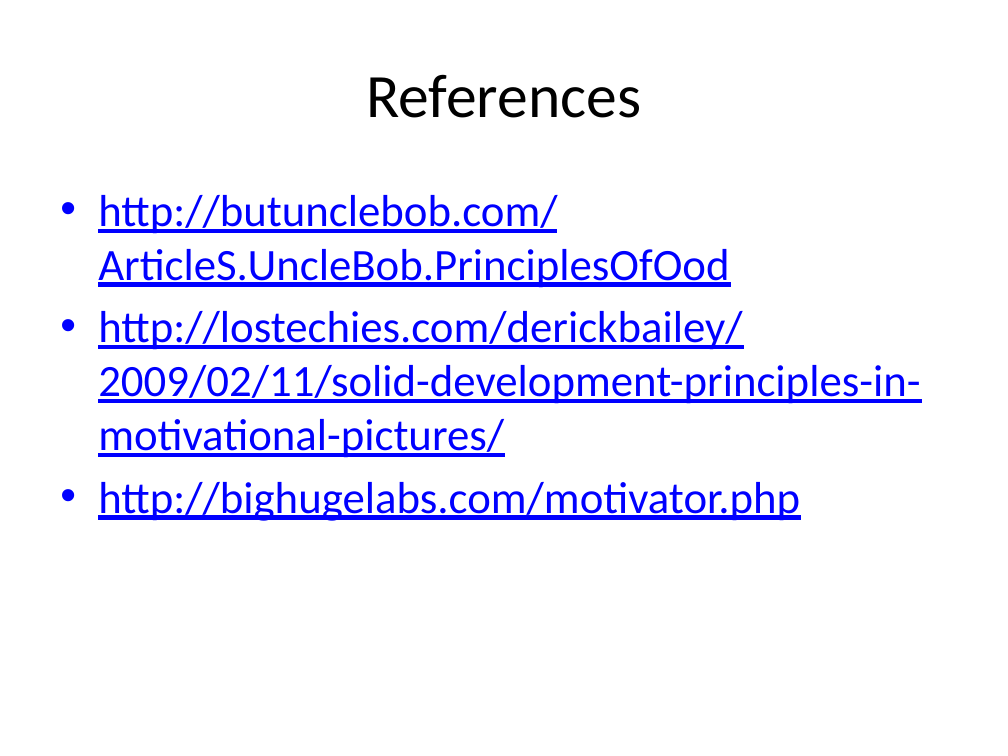
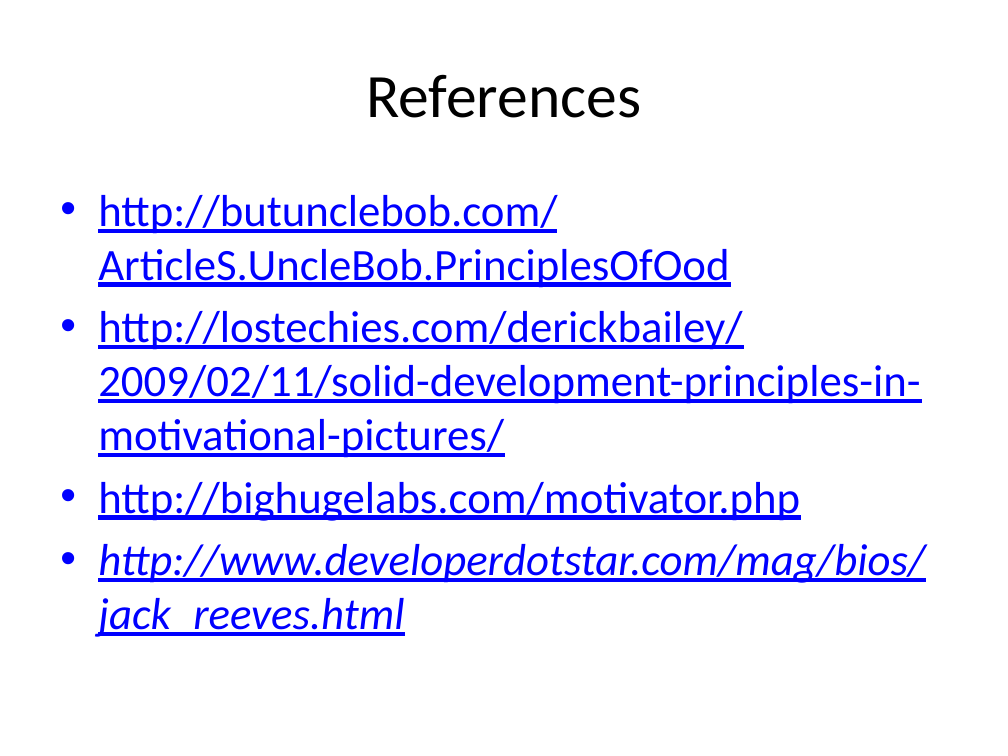
Before and after one commit to sameeri/solid, a slide deck: slide 69 of SOLID Principles of OOD v2.pptx (slide 58 before the commit). Drawn at 1008x756 pixels with LibreOffice and Linux fonts; fonts in the diff are those of the drawing. Boxes give left, top, right and bottom in pixels: in the first picture for what was removed or moved away, otherwise in the second. Text is boxed around its words. In the diff, an @@ line names an element or a change of style, - is before the commit and + after.

```diff
--- a/SOLID Principles of OOD v2.pptx
+++ b/SOLID Principles of OOD v2.pptx
@@ text at [98, 544, 925, 637]: paragraph added @@
+• http://www.developerdotstar.com/mag/bios/jack_reeves.html
```
Also in this commit, not shown: 8 other slides changed, 12 slides added, 1 slide removed.
